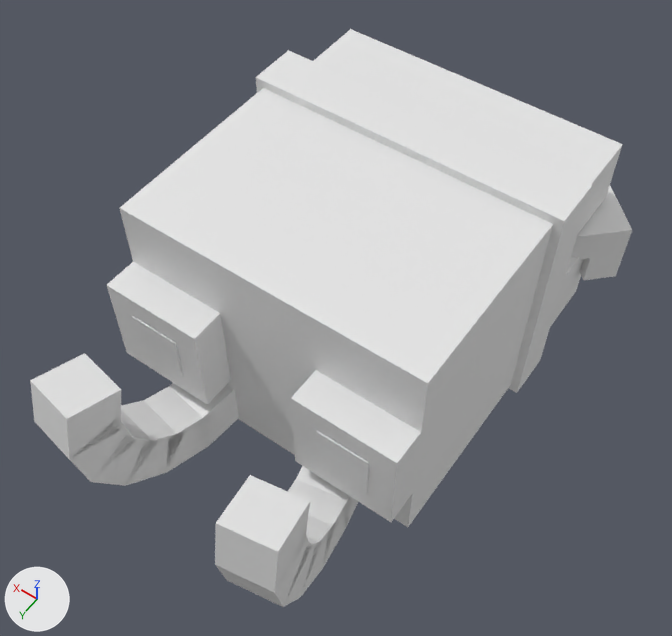
An edit to the glTF model static/models/bunger.glb, drawn before and after from the same camera.
Both versions are drawn from a camera (50 mm lens) standing at (-0.587, 0.952, 1.595) and looking at (0.007, 0.12, 0.289). The lights are fixed; the arrows at lower left show +X, +Y and +Z. The picture after the commit comes second. Materials are left out; every surface is plain grey. Where no turn or scale is listed for an object, it has been applied to the vertices.

The first picture shows 'bodyburg.001', 'eyel.001', 'eyer.001', 'pupilr.001', 'tuskl.002', 'tuskl.003', 'tuskl.005', 'tuskl.006', 'tuskr.005', 'tuskr.006', 'wrapper.001', 'wrapper.002' and 11 more.
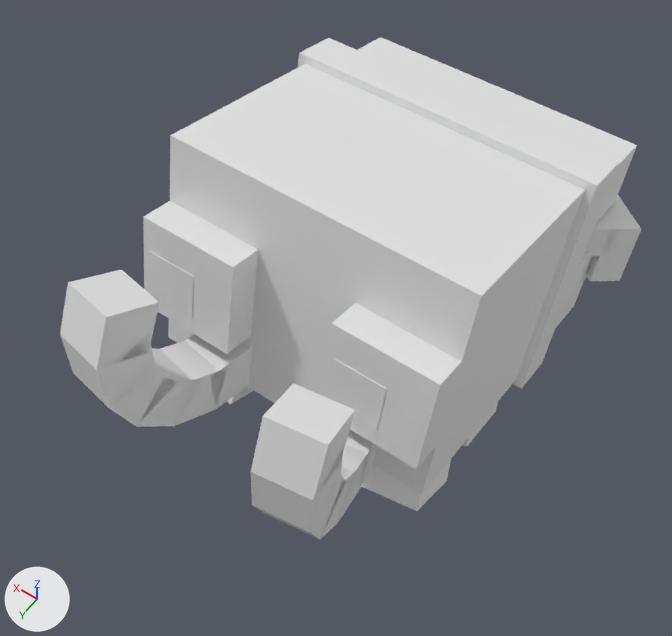
Not drawn themselves, but carrying or shaping drawn objects: ob_bunger, ob_frontlegr, ob_midlegr, ob_torso, ob_pupill.

The change in detail:
Object 'bunger' (ob_bunger) turns from (0, 0, 0) to (12, 0, 0) degrees about x, y and z.
Object 'torso' (ob_torso) is rescaled from (1.0, 1.0, 0.999) to (1.0, 1.0, 1.0).
Object 'pupill' (ob_pupill) moves from (0.0, 0.0, 0.0) to (0.0312, 0.0, -0.0156).
Object 'frontlegr' (ob_frontlegr) turns from (0, 0, 0) to (15, 9.7, 2.6) degrees about x, y and z.
Object 'midlegr' (ob_midlegr) turns from (0, 0, 0) to (0, 5, 0) degrees about x, y and z.

Boxes [x1, y1, x2, y2] around the edits, measured in the pictures (672 x 636 px):
'wrapper.001', turned, rescaled: before [119, 88, 553, 527]; after [168, 64, 585, 495]
'wrapper.002', turned, rescaled: before [256, 50, 592, 393]; after [298, 38, 619, 389]
'eyer.001', turned, rescaled: before [291, 370, 421, 522]; after [320, 303, 462, 469]
'eyel.001', turned, rescaled: before [107, 262, 231, 405]; after [143, 201, 258, 354]
'bodyburg.001', turned, rescaled: before [313, 29, 623, 233]; after [358, 37, 637, 222]
'tuskr.006', turned, rescaled: before [215, 475, 310, 593]; after [251, 383, 355, 500]
'tuskl.006', turned, rescaled: before [30, 353, 121, 459]; after [60, 270, 159, 370]
'tuskl.005', turned, rescaled: before [69, 417, 136, 482]; after [60, 335, 158, 408]
'tuskl.002', turned, rescaled: before [143, 386, 211, 472]; after [160, 341, 227, 426]
'tuskr.005', turned, rescaled: before [216, 531, 310, 607]; after [251, 447, 344, 533]
'tuskl.003', turned, rescaled: before [121, 401, 184, 485]; after [137, 348, 200, 427]
'pupilr.001', turned, rescaled: before [316, 431, 369, 494]; after [328, 359, 387, 431]
'tuskl.001', turned, rescaled: before [170, 383, 239, 446]; after [185, 334, 252, 409]
'pupill.001', turned, rescaled, moved: before [132, 316, 183, 376]; after [150, 251, 194, 319]
'tuskl.004', turned, rescaled: before [92, 409, 158, 486]; after [109, 362, 176, 427]
'bodyburg.012', turned, rescaled: before [580, 186, 632, 280]; after [586, 195, 641, 281]
'tuskr.002', turned, rescaled: before [288, 479, 351, 567]; after [338, 444, 370, 522]
'frontlegr.001', turned (not visible before): after [361, 459, 451, 511]
'tuskr.003', turned, rescaled: before [301, 515, 335, 596]; after [321, 467, 356, 538]
'tuskr.004', turned, rescaled: before [283, 536, 323, 607]; after [252, 471, 345, 539]
'tuskr.001', turned, rescaled: before [296, 466, 358, 527]; after [346, 430, 377, 490]
'bodyburg.011', turned, rescaled: before [571, 211, 607, 259]; after [584, 217, 618, 256]
'bodyburg.006', turned, rescaled: before [556, 257, 583, 307]; after [566, 253, 593, 301]
'bodyburg.005', turned, rescaled: before [550, 274, 581, 327]; after [556, 281, 584, 327]
'midlegr.001', turned (not visible before): after [463, 402, 498, 447]
'frontlegl.001', turned (not visible before): after [227, 387, 254, 404]
